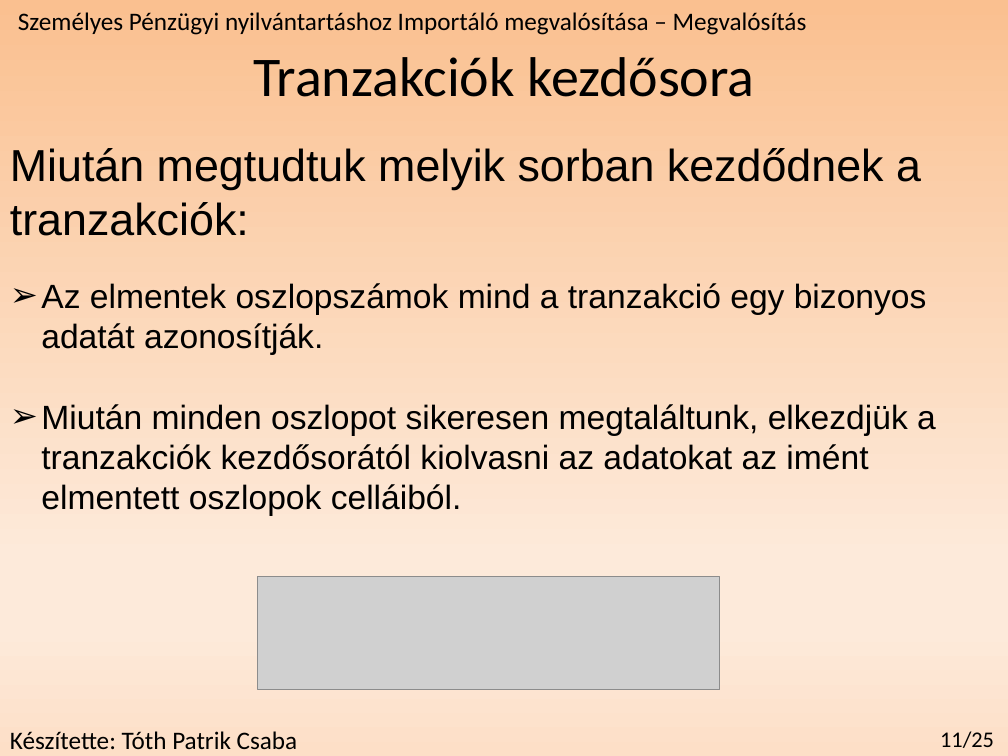
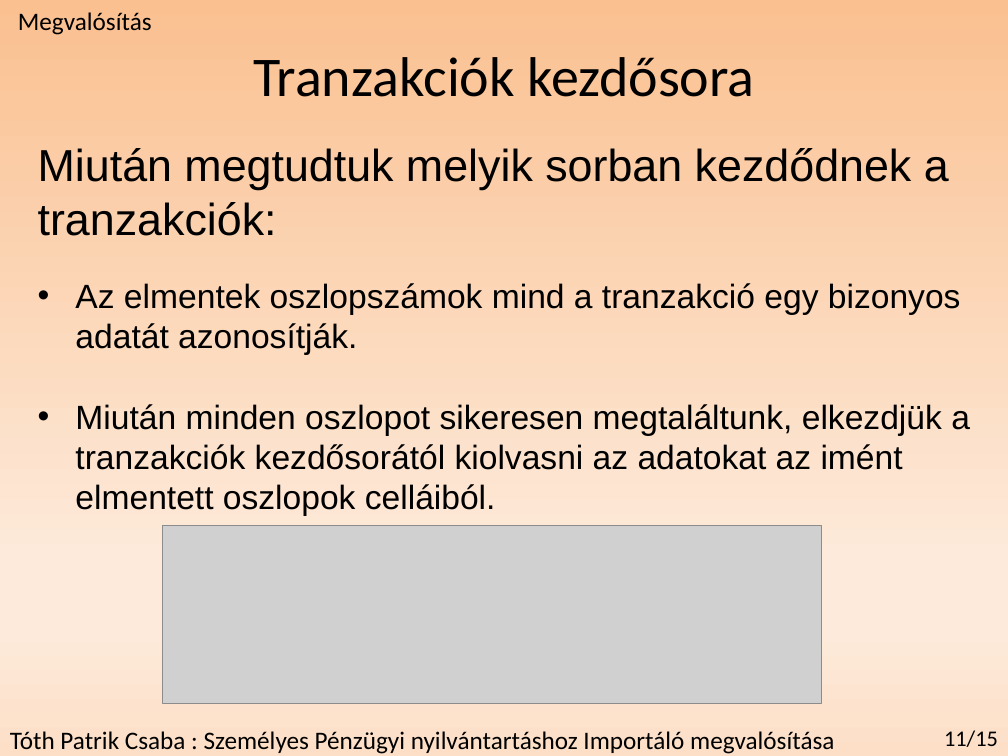
Before and after one commit to redizaar/MoneyManager, a slide deck: slide 13 of féléveselőadás_szakdoga.pptx (slide 11 before the commit). Drawn at 1008x756 pixels with LibreOffice and Linux fonts; fonts in the diff are those of the drawing; grey boxes stand for pictures. Boxes give left, top, right and bottom in pixels: in the first picture for what was removed or moved away, otherwise in the second. Text is boxed around its words. In the diff, an @@ line names an element or a change of style, - is before the commit and + after.

```diff
--- a/féléveselőadás_szakdoga.pptx
+++ b/féléveselőadás_szakdoga.pptx
@@ text at <box>18,12,152,35</box>: text changed @@
-Személyes Pénzügyi nyilvántartáshoz Importáló megvalósítása – Megvalósítás
+Megvalósítás
@@ text "Miután megtudtuk melyik sorban kezdődnek ...": place and size @@
-text "Miután megtudtuk melyik sorban kezdődnek ..." at <box>10,148,936,516</box>
+text "Miután megtudtuk melyik sorban kezdődnek ..." at <box>38,148,970,516</box>
@@ text at <box>75,283,970,516</box>: bullet ➢ to • @@
@@ picture: place and size @@
-picture at <box>258,577,720,690</box>
+picture at <box>162,525,822,704</box>
@@ text at <box>10,731,834,754</box>: text changed @@
-Készítette: Tóth Patrik Csaba
+Tóth Patrik Csaba : Személyes Pénzügyi nyilvántartáshoz Importáló megvalósítása
@@ text at <box>944,730,998,747</box>: text changed @@
-11/25
+11/15
```
Also in this commit, not shown: 14 other slides changed, 2 slides added, 1 slide removed, 1 other file.
